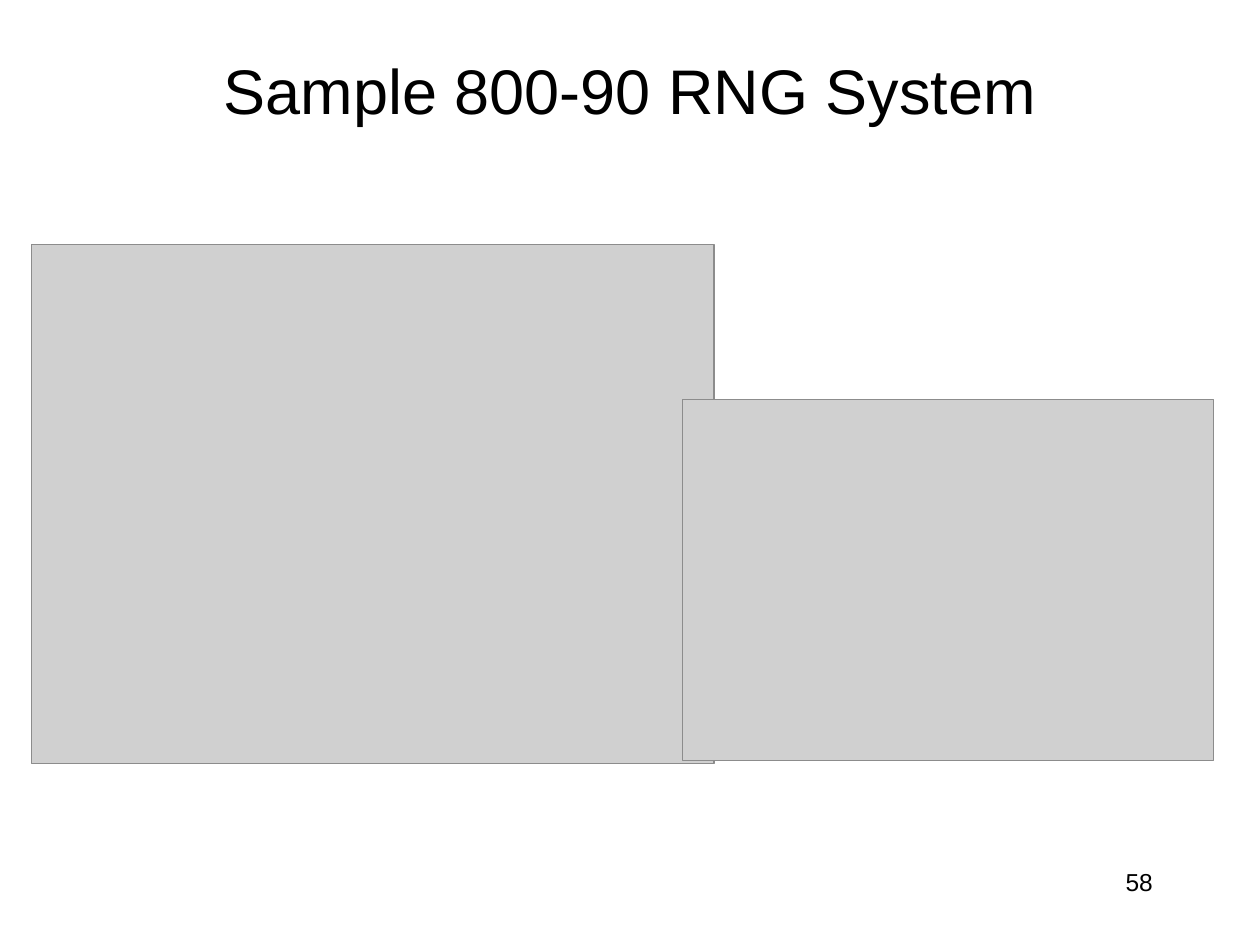
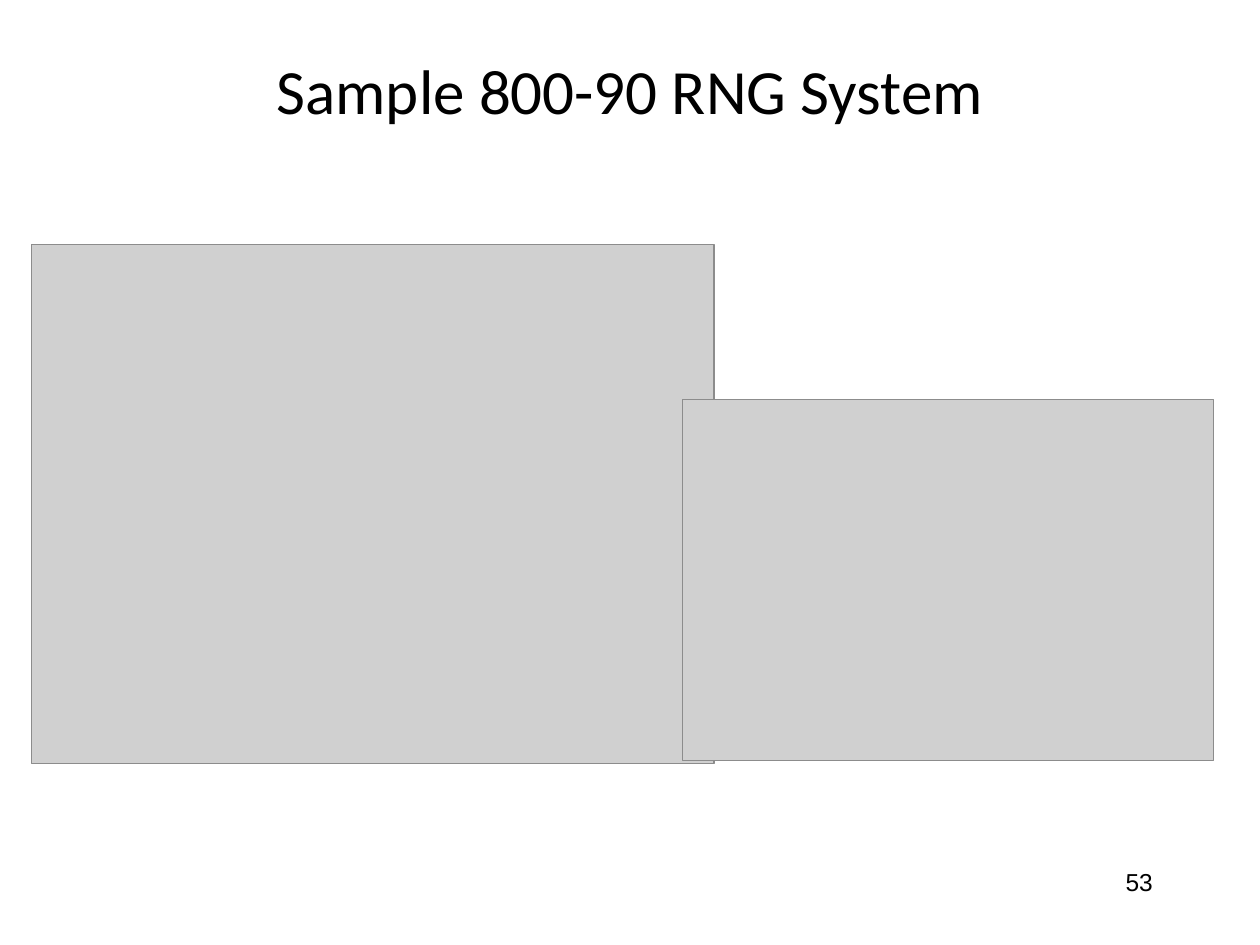
Before and after one commit to jlmucb/class_notes, a slide deck: slide 53 of BerkeleyClass/CS290Spring2013/Lectures/entropy_talk.pptx (slide 58 before the commit). Drawn at 1260x945 pixels with LibreOffice and Linux fonts; fonts in the diff are those of the drawing; grey boxes stand for pictures. Boxes give left, top, right and bottom in pixels: in the first picture for what was removed or moved away, otherwise in the second. Text is boxed around its words. In the diff, an @@ line names an element or a change of style, - is before the commit and + after.

Commit message:
formatting slides

```diff
--- a/BerkeleyClass/CS290Spring2013/Lectures/entropy_talk.pptx
+++ b/BerkeleyClass/CS290Spring2013/Lectures/entropy_talk.pptx
@@ title "Sample 800-90 RNG System" at box(277, 70, 983, 124): font Arial to Calibri @@
@@ page number at box(1126, 874, 1153, 892): text changed @@
-58
+53
```
Also in this commit, not shown: 23 other slides changed, 1 other file.
